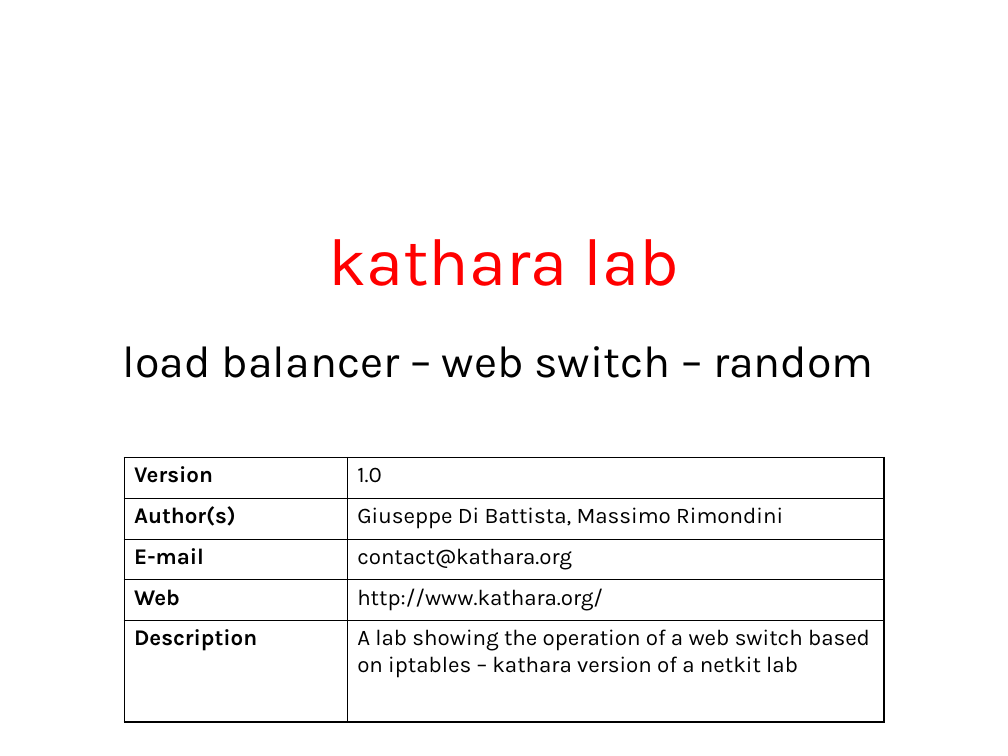
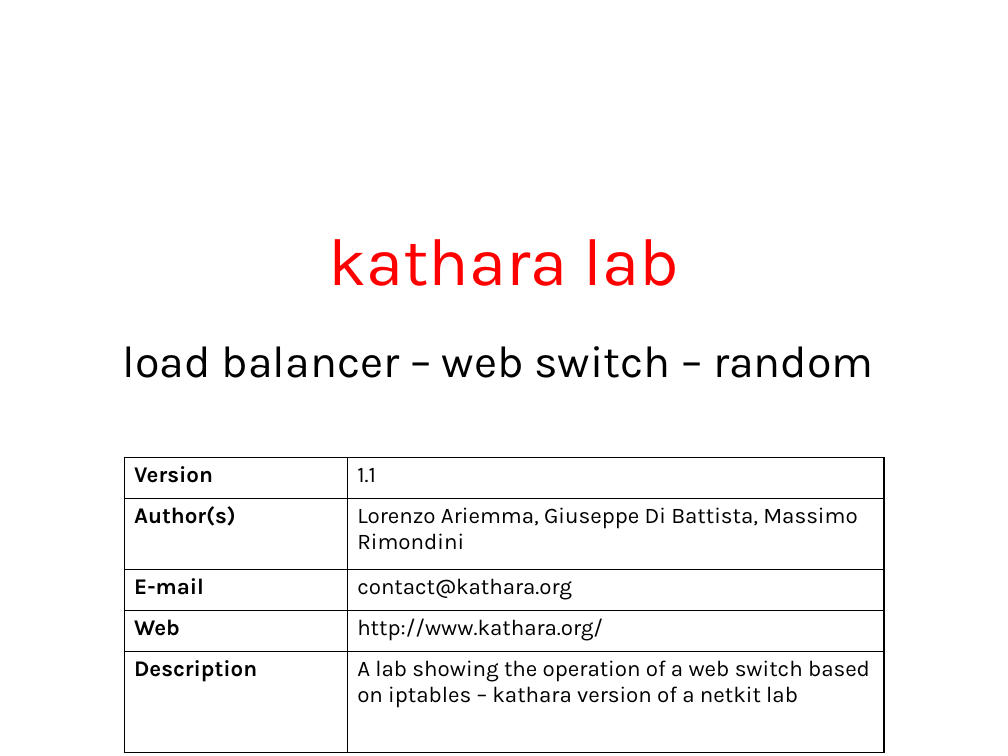
Before and after one commit to KatharaFramework/Kathara-Labs, a slide deck: slide 1 of Application Level/LoadBalancerRandom/013-kathara-lab_loadbalancer-ws-rnd.ppt. Drawn at 1008x756 pixels with LibreOffice and Linux fonts; fonts in the diff are those of the drawing. Boxes give left, top, right and bottom in pixels: in the first picture for what was removed or moved away, otherwise in the second. Text is boxed around its words. In the diff, an @@ line names an element or a change of style, - is before the commit and + after.

```diff
--- a/Application Level/LoadBalancerRandom/013-kathara-lab_loadbalancer-ws-rnd.ppt
+++ b/Application Level/LoadBalancerRandom/013-kathara-lab_loadbalancer-ws-rnd.ppt
@@ table at bbox=[124, 458, 883, 712] @@
-row 1, column 2: 1.0
+row 1, column 2: 1.1
-row 2, column 2: Giuseppe Di Battista, Massimo Rimondini
+row 2, column 2: Lorenzo Ariemma, Giuseppe Di Battista, Massimo Rimondini
```
Also in this commit, not shown: 4 other slides changed, 2 slides removed, 11 other files.
